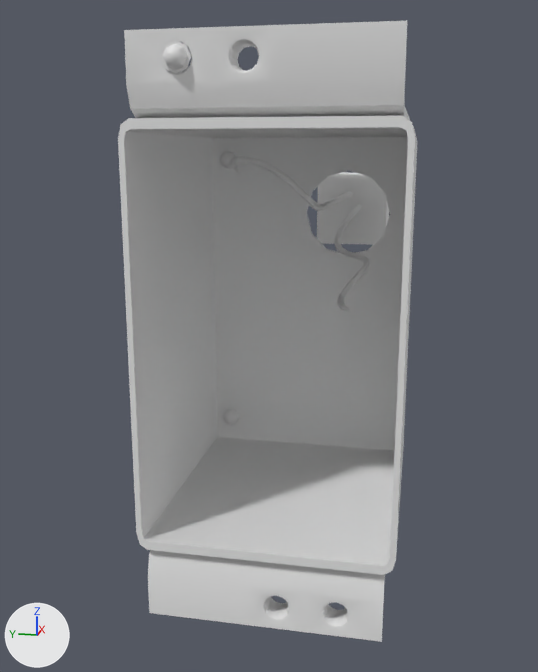
Two versions of the Blender file Models/elevator_button_panel_connector.blend, one commit apart.
Both versions are drawn from a 50 mm lens placed at (-1.757, -0.251, 0.324), pointed at (-0.212, 0.058, -0.062). Lighting does not change. The marker at lower left points along +X, +Y and +Z. The same objects are shown in both versions, whatever each file hides.

Script lines for the objects in view, before the commit:
```python
me_cube = bpy.data.meshes.new('Cube')
me_cube.from_pydata(...)  # a box spanning x -1.0..1.0, y -1.0..1.0, z -1.0..1.0
me_cube_005 = bpy.data.meshes.new('Cube.005')
me_cube_005.from_pydata(...)  # 104 vertices, 120 faces; spans x -0.272..0.272, y -0.241..0.241, z -0.39..0.39
me_cube_005.polygons.foreach_set('use_smooth', [True] * 120)
me_cube_020 = bpy.data.meshes.new('Cube.020')
me_cube_020.from_pydata(...)  # 148 vertices, 186 faces; spans x -0.87..1.05, y -0.92..0.92, z -0.07..0.28
me_cube_020.polygons.foreach_set('use_smooth', [True] * 186)
me_nurbspath_006 = bpy.data.meshes.new('NurbsPath.006')
me_nurbspath_006.from_pydata(...)  # 70 vertices, 130 faces; spans x -0.78..1.04, y -0.57..-0.1, z -0.56..0.5
me_nurbspath_006.polygons.foreach_set('use_smooth', [True] * 130)
ob_cube = bpy.data.objects.new('Cube', me_cube)
ob_cube.location = (0.12, -0.092, 0.193)
ob_cube.scale = (0.0818, 0.0818, 0.0818)
ob_cube_024 = bpy.data.objects.new('Cube.024', me_cube_005)
ob_cube_024.location = (-0.284, 0.002, -0.011)
ob_cube_025 = bpy.data.objects.new('Cube.025', me_cube_020)
ob_cube_025.location = (-0.319, 0.002, 0.404)
ob_cube_025.scale = (0.272, 0.242, 0.39)
ob_wire2_mesh_001 = bpy.data.objects.new('wire2_mesh.001', me_nurbspath_006)
ob_wire2_mesh_001.location = (-0.145, -0.044, 0.117)
ob_wire2_mesh_001.scale = (0.188, 0.188, 0.188)
# also in view: 'Cube.026' at (-0.296, 0.002, -0.469); 'wire1_mesh.001' at (-0.118, 0.015, 0.257)
```
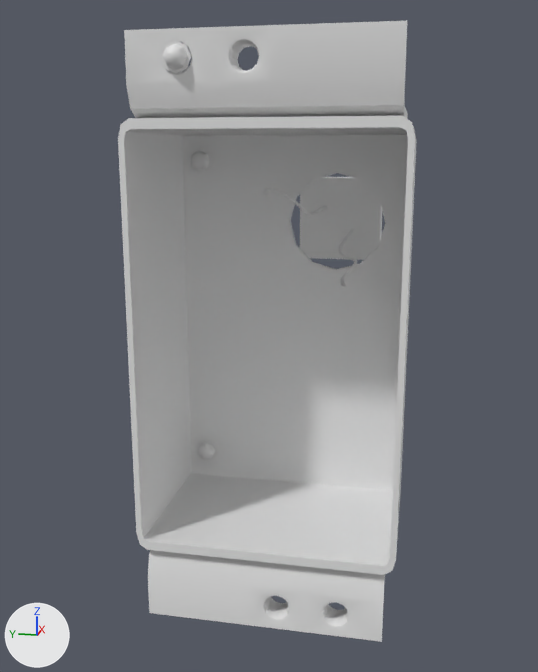
Boxes [x1, y1, x2, y2] around the edits, measured in the pictures (538 x 672 px; the box of a moved part takes in the faces that stretch with it):
'Cube', moved: before [317, 172, 389, 245]; after [300, 177, 382, 260]
'wire2_mesh.001', moved, rescaled (46% narrower, 46% shorter): before [334, 204, 370, 311]; after [338, 229, 357, 286]
part 1 of me_cube_005, moved or reshaped: [185, 132, 417, 516] in both

Patch to the scene script:
```diff
--- a/Models/elevator_button_panel_connector.blend.py
+++ b/Models/elevator_button_panel_connector.blend.py
@@ me_cube_005 @@
 me_cube_005.from_pydata(...)  # 104 vertices, 120 faces; spans x -0.272..0.272, y -0.241..0.241, z -0.39..0.39
 # used by ob_cube_024; location = (-0.284, 0.002, -0.011)
+# me_cube_005 part 1: all 80 vertices in x 0.247..0.272, y -0.241..0.241, z -0.39..0.39 are moved by (-0.226, 0.0, 0.0)
@@ ob_cube @@
 ob_cube = bpy.data.objects.new('Cube', me_cube)
-ob_cube.location = (0.12, -0.092, 0.193)
+ob_cube.location = (-0.145, -0.092, 0.193)
 ob_cube.scale = (0.0818, 0.0818, 0.0818)
@@ ob_wire2_mesh_001 @@
 ob_wire2_mesh_001 = bpy.data.objects.new('wire2_mesh.001', me_nurbspath_006)
-ob_wire2_mesh_001.location = (-0.145, -0.044, 0.117)
-ob_wire2_mesh_001.scale = (0.188, 0.188, 0.188)
+ob_wire2_mesh_001.location = (-0.315, -0.087, 0.13)
+ob_wire2_mesh_001.scale = (0.0894, 0.0894, 0.0894)
```
